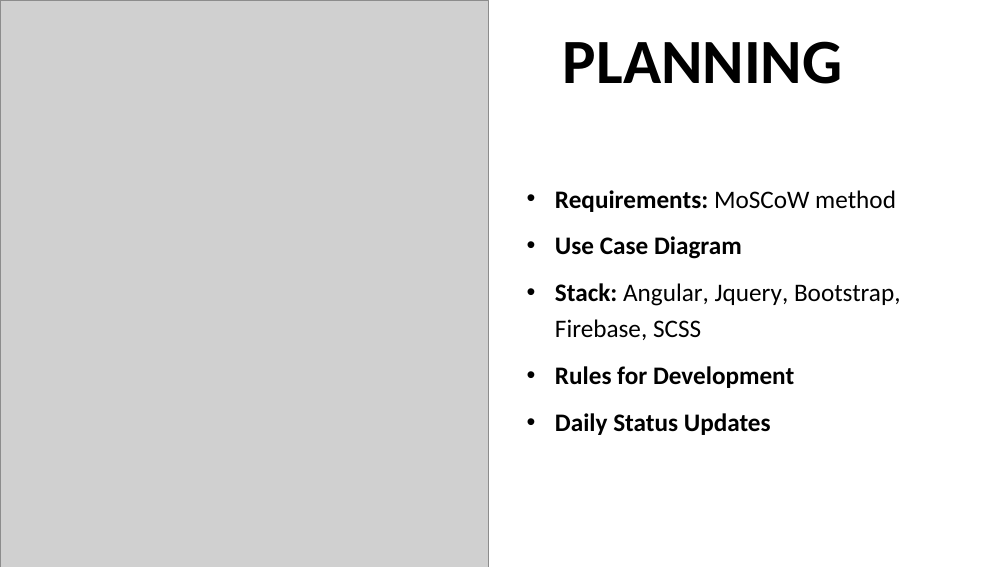
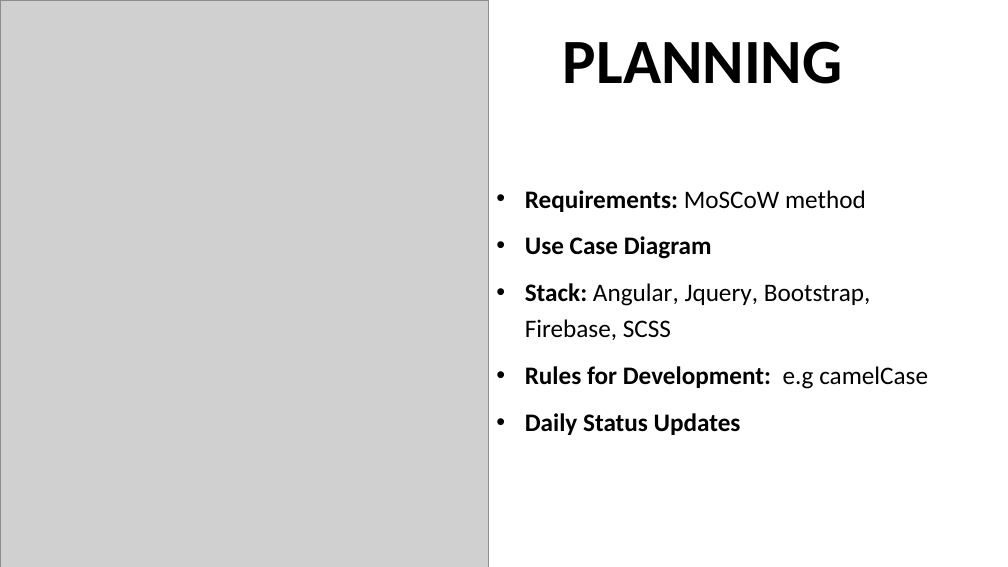
Before and after one commit to CodeFactoryWien/WF-FrontEnd-1, a slide deck: slide 3 of docs/Presentation.pptx (slide 4 before the commit). Drawn at 1008x567 pixels with LibreOffice and Linux fonts; fonts in the diff are those of the drawing; grey boxes stand for pictures. Boxes give left, top, right and bottom in pixels: in the first picture for what was removed or moved away, otherwise in the second. Text is boxed around its words. In the diff, an @@ line names an element or a change of style, - is before the commit and + after.

```diff
--- a/docs/Presentation.pptx
+++ b/docs/Presentation.pptx
@@ text "Requirements: MoSCoW method": place and size @@
-text "Requirements: MoSCoW method" at box(555, 190, 901, 435)
+text "Requirements: MoSCoW method" at box(525, 190, 928, 435)
@@ text at box(525, 366, 928, 389): text changed @@
-• Rules for Development
+• Rules for Development: e.g camelCase
```
Also in this commit, not shown: 1 other slide changed, 2 slides added, 1 slide removed.
